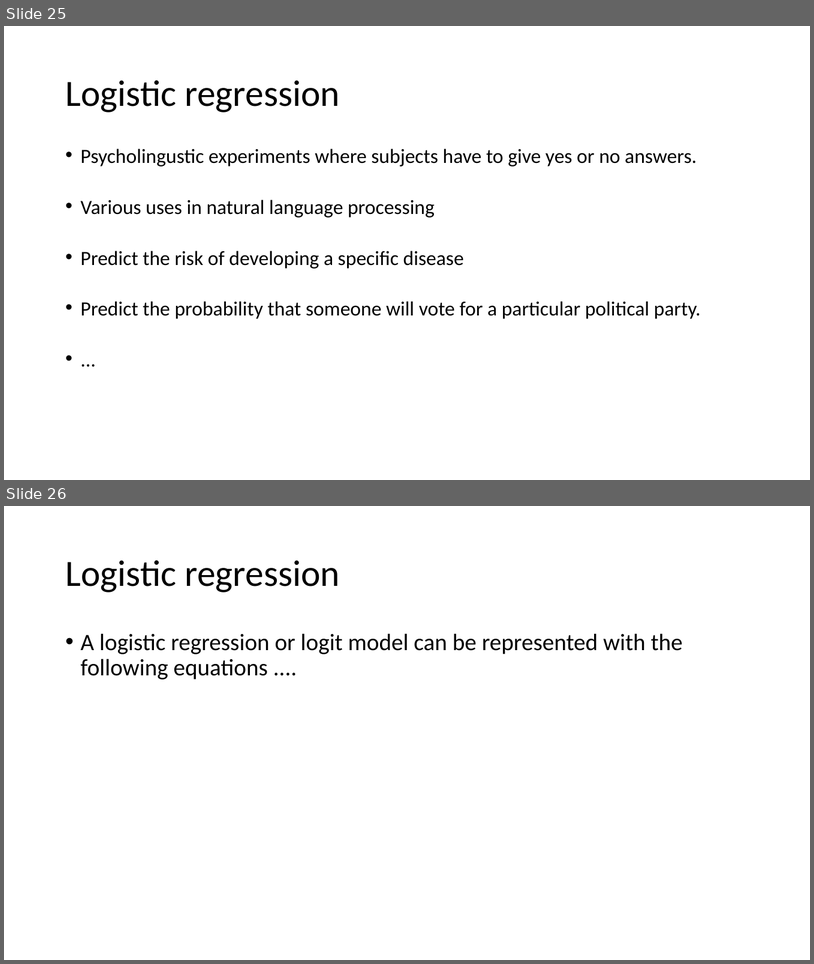
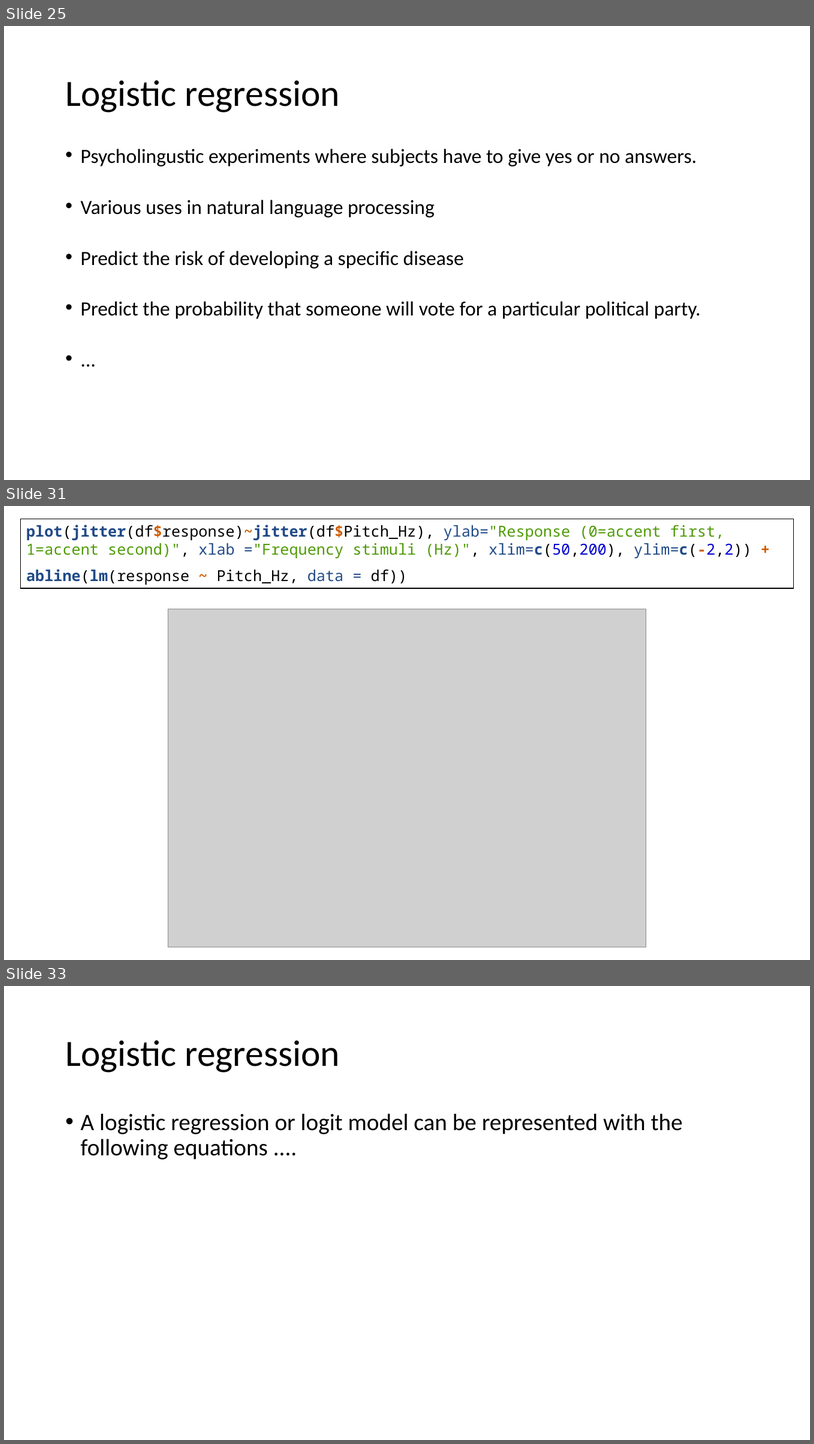
Before and after one commit to ajrtallman/StatisticsinLinguistics_FSU_2023_2024, a slide deck: 02_slides/Statistics for linguists 2023-12-06.odp. Shown one above the other, each under a label of ours: slides 25 and 26 before the commit, slides 25, 31 and 33 after it; the slides between them are not shown. The pictures are 814x964 and 814x1444 pixels, drawn with LibreOffice and Linux fonts; fonts in the diff are those of the drawing; grey boxes stand for pictures. Boxes give left, top, right and bottom in pixels: in the first picture for what was removed or moved away, otherwise in the second. Text is boxed around its words. In the diff, an @@ line names an element or a change of style, - is before the commit and + after.

```diff
--- a/02_slides/Statistics for linguists 2023-12-06.odp
+++ b/02_slides/Statistics for linguists 2023-12-06.odp
@@ slide 31 added at <box>4,506,810,960</box>, background #FFFFFF @@
@@ rectangle added at <box>20,519,794,588</box>, outline #000000 0.74 pt, 18 pt, text #4E9A06 @@
+plot(jitter(df$response)~jitter(df$Pitch_Hz), ylab="Response (0=accent first, 1=accent second)", xlab ="Frequency stimuli (Hz)", xlim=c(50,200), ylim=c(-2,2)) +
+abline(lm(response ~ Pitch_Hz, data = df))
@@ picture added at <box>168,609,647,947</box> @@
@@ what was slide 26 is now slide 33 @@
```
Also in this commit, not shown: 1 slide changed, 27 other slides added, 2 slides removed.
